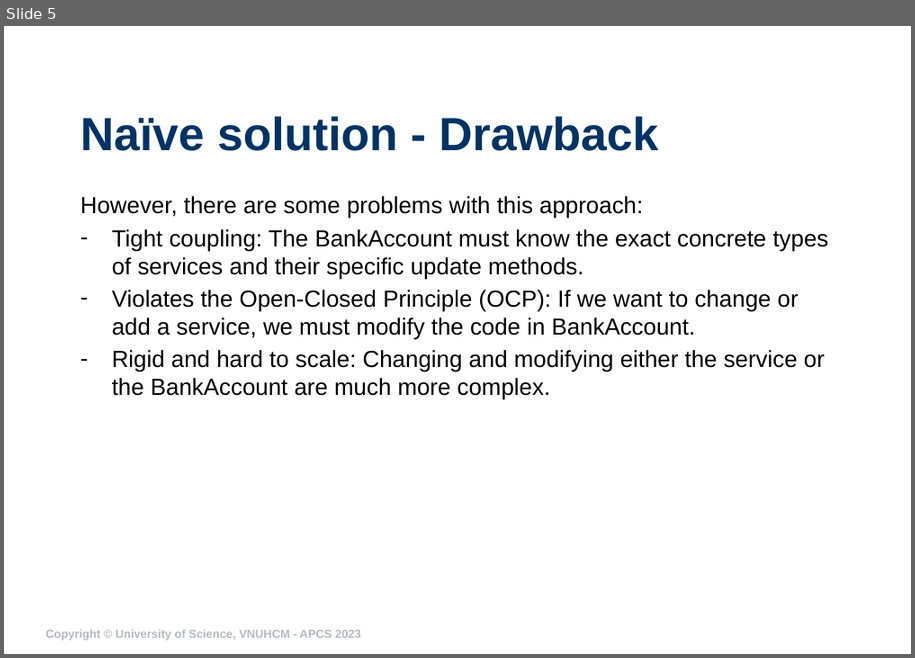
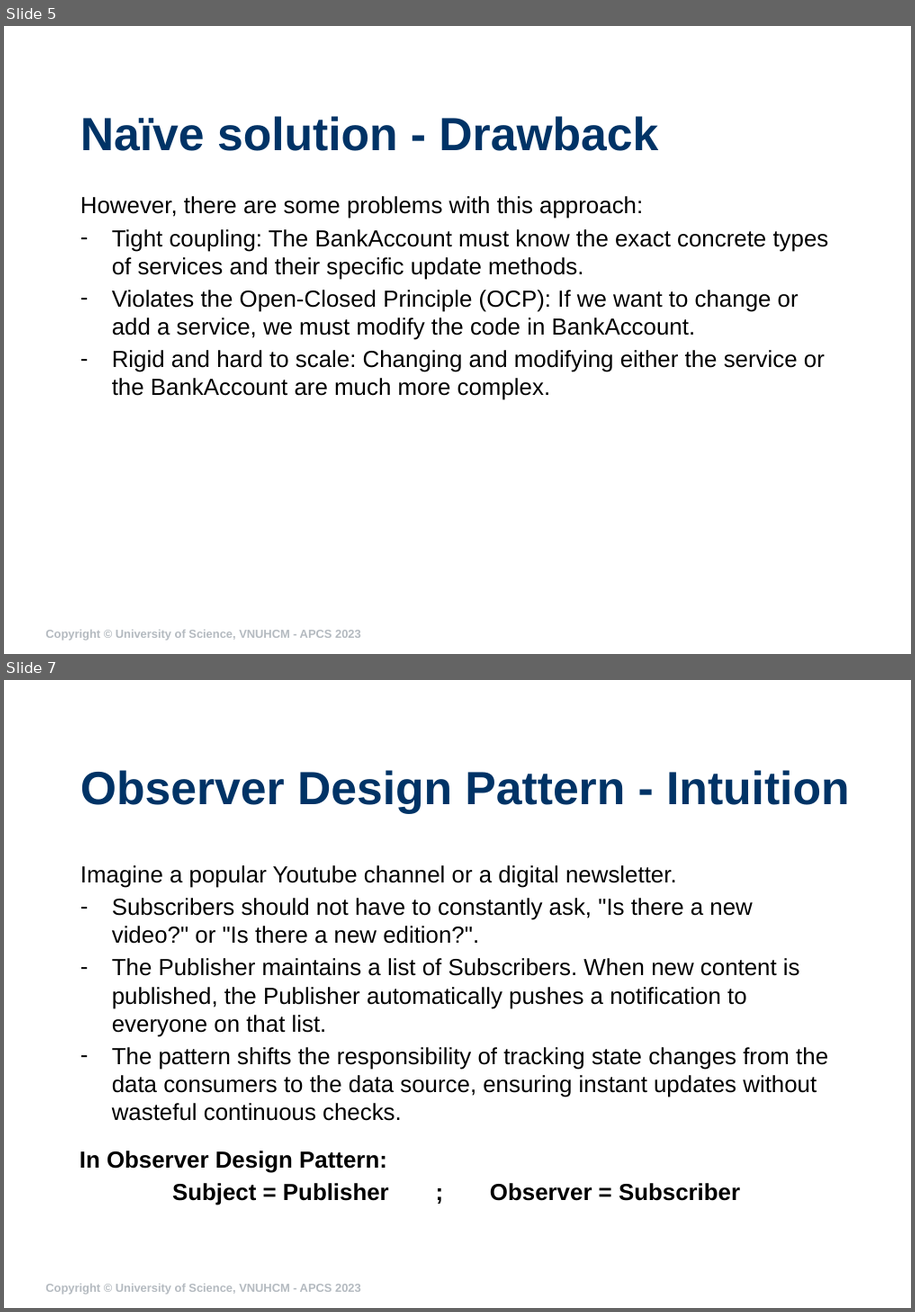
Before and after one commit to ndmhuy/DesignPatternsGroup52, a slide deck: Observer/presentation/ObserverG52.pptx. Shown one above the other, each under a label of ours: slide 5 before the commit, slides 5 and 7 after it; the slides between them are not shown. The pictures are 915x658 and 915x1312 pixels, drawn with LibreOffice and Linux fonts; fonts in the diff are those of the drawing; background and template pictures are left out. Boxes give left, top, right and bottom in pixels: in the first picture for what was removed or moved away, otherwise in the second. Text is boxed around its words. In the diff, an @@ line names an element or a change of style, - is before the commit and + after.

```diff
--- a/Observer/presentation/ObserverG52.pptx
+++ b/Observer/presentation/ObserverG52.pptx
@@ slide 7 added at <box>4,680,911,1308</box>, background #FFFFFF @@
@@ title added at <box>80,770,849,813</box>, 40 pt, text #003366, bold @@
+Observer Design Pattern - Intuition
@@ text added at <box>80,865,828,1121</box>, 20 pt, text #000000 @@
+Imagine a popular Youtube channel or a digital newsletter.
+– Subscribers should not have to constantly ask, "Is there a new video?" or "Is there a new edition?".
+– The Publisher maintains a list of Subscribers. When new content is published, the Publisher automatically pushes a notification to everyone on that list.
+– The pattern shifts the responsibility of tracking state changes from the data consumers to the data source, ensuring instant updates without wasteful continuous checks.
@@ text added at <box>80,1151,740,1206</box>, 20 pt, text #000000, bold @@
+In Observer Design Pattern:
+Subject = Publisher ; Observer = Subscriber
@@ text added at <box>45,1284,361,1294</box>, 10 pt, text #B4BAC0, bold @@
+Copyright © University of Science, VNUHCM - APCS 2023
```
Also in this commit, not shown: 13 slides changed, 16 other slides added, 29 other files.
